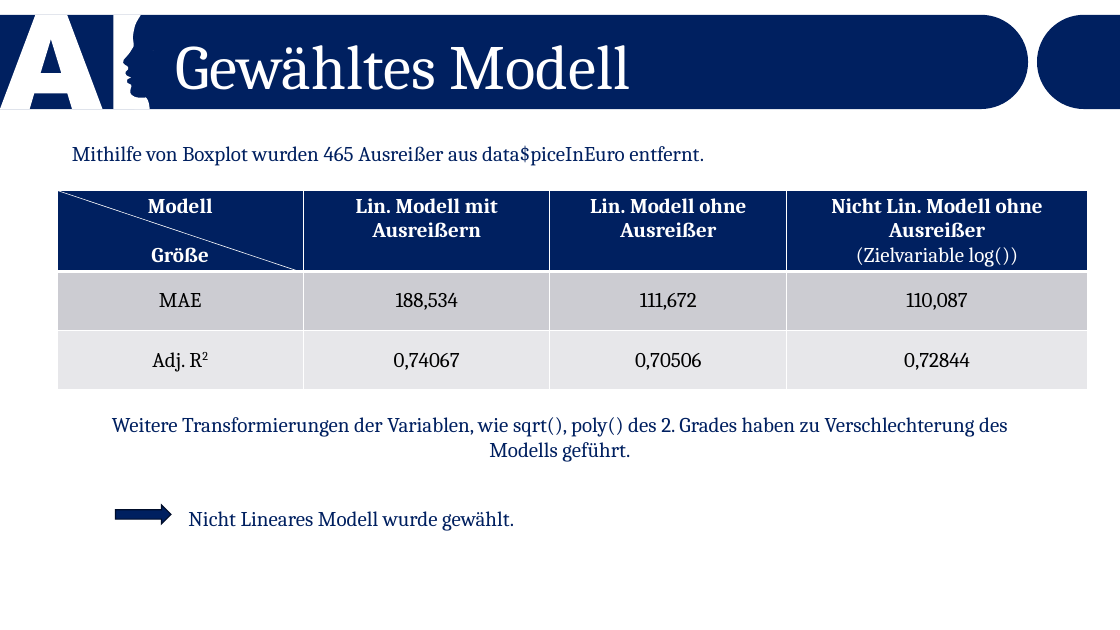
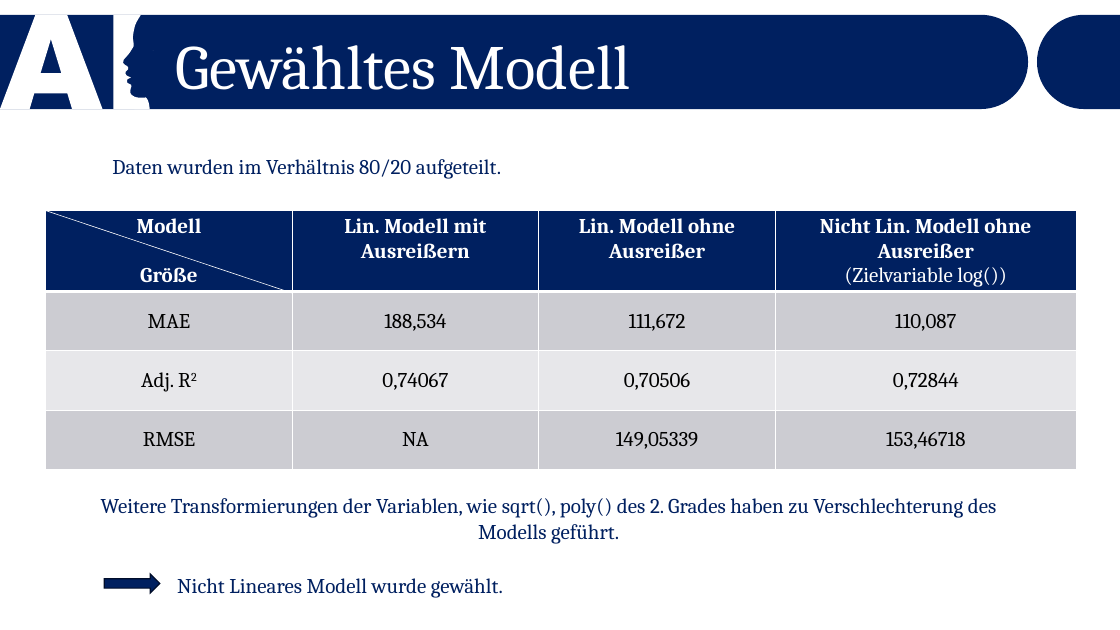
Before and after one commit to Dewin154/Projekt_Bauer, a slide deck: slide 6 of Mietspiegel_in_Polen.pptx (slide 5 before the commit). Drawn at 1120x630 pixels with LibreOffice and Linux fonts; fonts in the diff are those of the drawing. Boxes give left, top, right and bottom in pixels: in the first picture for what was removed or moved away, otherwise in the second. Text is boxed around its words. In the diff, an @@ line names an element or a change of style, - is before the commit and + after.

Commit message:
Weiterentwicklung

```diff
--- a/Mietspiegel_in_Polen.pptx
+++ b/Mietspiegel_in_Polen.pptx
@@ text removed at <box>72,146,704,166</box> @@
-Mithilfe von Boxplot wurden 465 Ausreißer aus data$piceInEuro entfernt.
@@ text added at <box>112,159,501,179</box>, 18 pt, text #002060 @@
+Daten wurden im Verhältnis 80/20 aufgeteilt.
@@ table at <box>45,211,1075,472</box> @@
+row 4: RMSE | NA | 149,05339 | 153,46718
@@ table: place and size @@
-table at <box>57,191,1087,393</box>
+table at <box>45,211,1075,472</box>
@@ line moved from (303, 273) - (57, 191) to (292, 293) - (45, 211) @@
@@ text "Weitere Transformierungen der Variablen, wie ...": place and size @@
-text "Weitere Transformierungen der Variablen, wie ..." at <box>112,417,1007,462</box>
+text "Weitere Transformierungen der Variablen, wie ..." at <box>101,498,996,544</box>
@@ text "Nicht Lineares Modell wurde gewählt.": place and size @@
-text "Nicht Lineares Modell wurde gewählt." at <box>188,511,514,531</box>
+text "Nicht Lineares Modell wurde gewählt." at <box>177,578,503,598</box>
@@ right arrow: place and size @@
-right arrow at <box>115,505,171,524</box>
+right arrow at <box>104,574,160,593</box>
```
Also in this commit, not shown: 1 other slide changed, 1 slide added, 2 other files.
